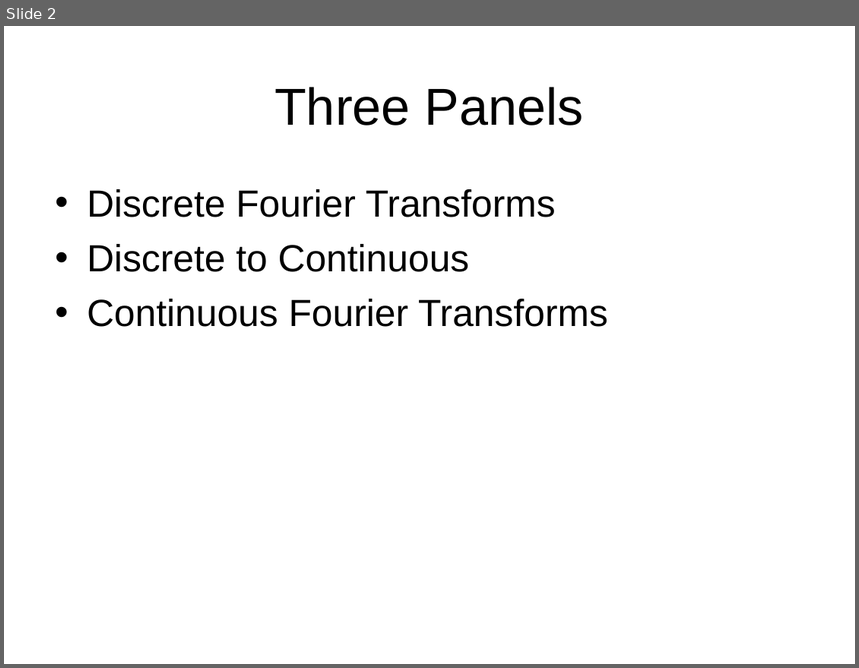
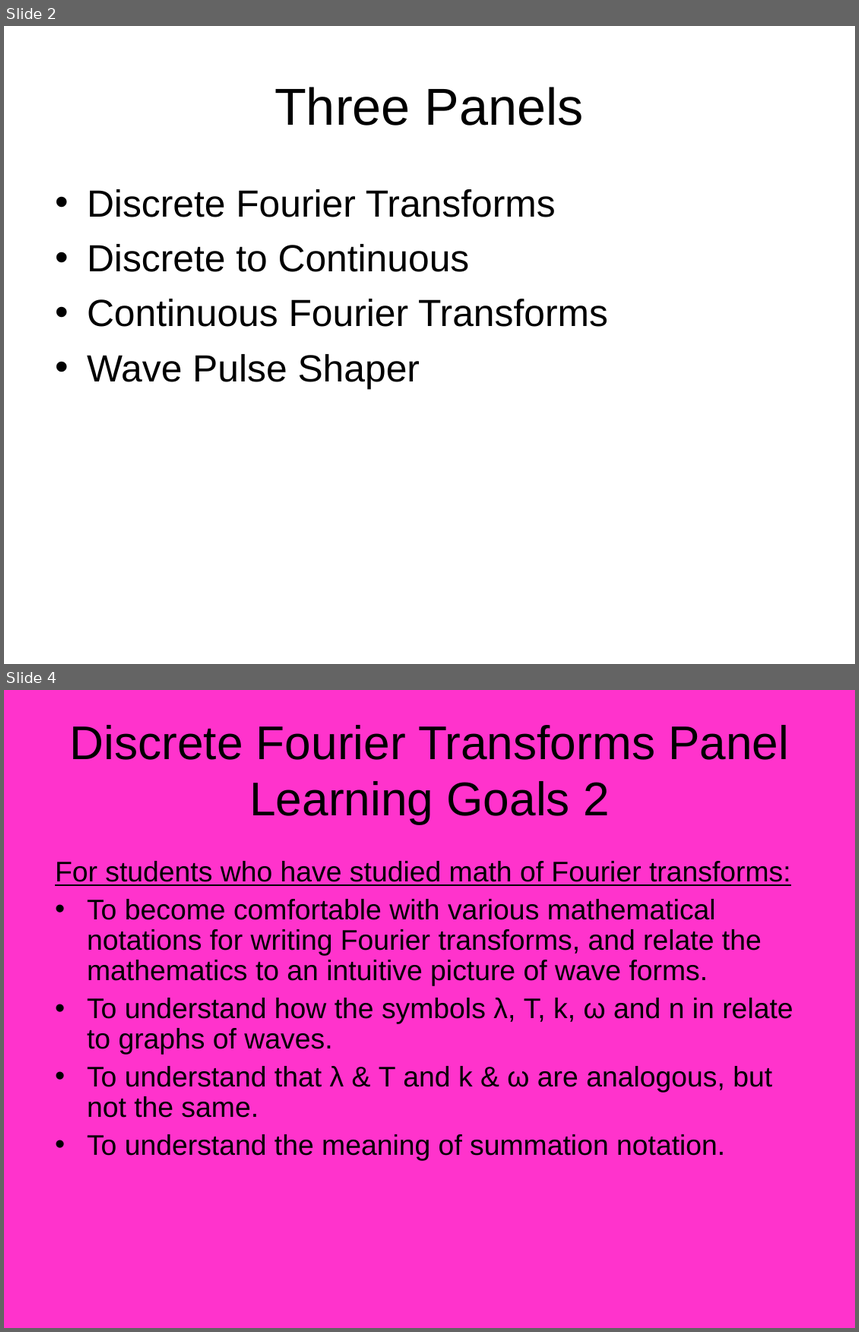
Before and after one commit to azharawaw/sim, a slide deck: trunk/fourier/doc/Fourier_Design_Outline.ppt. Shown one above the other, each under a label of ours: slide 2 before the commit, slides 2 and 4 after it; the slides between them are not shown. The pictures are 859x668 and 859x1332 pixels, drawn with LibreOffice and Linux fonts; fonts in the diff are those of the drawing. Boxes give left, top, right and bottom in pixels: in the first picture for what was removed or moved away, otherwise in the second. Text is boxed around its words. In the diff, an @@ line names an element or a change of style, - is before the commit and + after.

Commit message:
updated design from Sam McKagan, based on 5/4/2005 input from Fourier team

```diff
--- a/trunk/fourier/doc/Fourier_Design_Outline.ppt
+++ b/trunk/fourier/doc/Fourier_Design_Outline.ppt
@@ slide 4 added at (4,690,855,1328), background #FF33CC @@
@@ title added at (70,725,789,824), 40 pt, text #000000 @@
+Discrete Fourier Transforms Panel
+Learning Goals 2
@@ text added at (55,861,793,1161), 24 pt, text #000000 @@
+For students who have studied math of Fourier transforms:
+• To become comfortable with various mathematical notations for writing Fourier transforms, and relate the mathematics to an intuitive picture of wave forms.
+• To understand how the symbols λ, T, k, ω and n in relate to graphs of waves.
+• To understand that λ & T and k & ω are analogous, but not the same.
+• To understand the meaning of summation notation.
@@ slide 2 changed as well @@
@@ text at (87,354,420,389): paragraph added @@
+• Wave Pulse Shaper
```
Also in this commit, not shown: 10 other slides changed, 15 other slides added, 6 slides removed.
